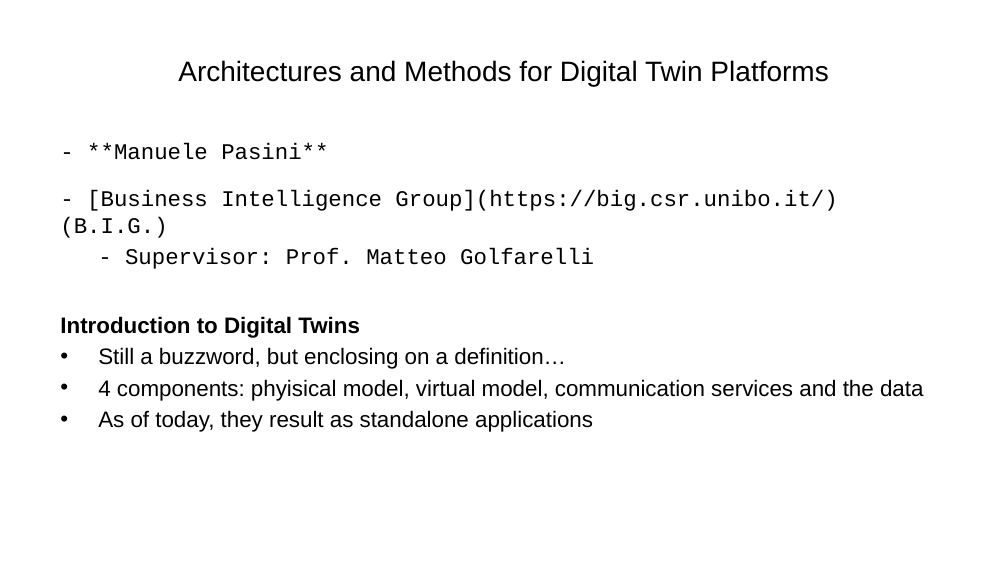
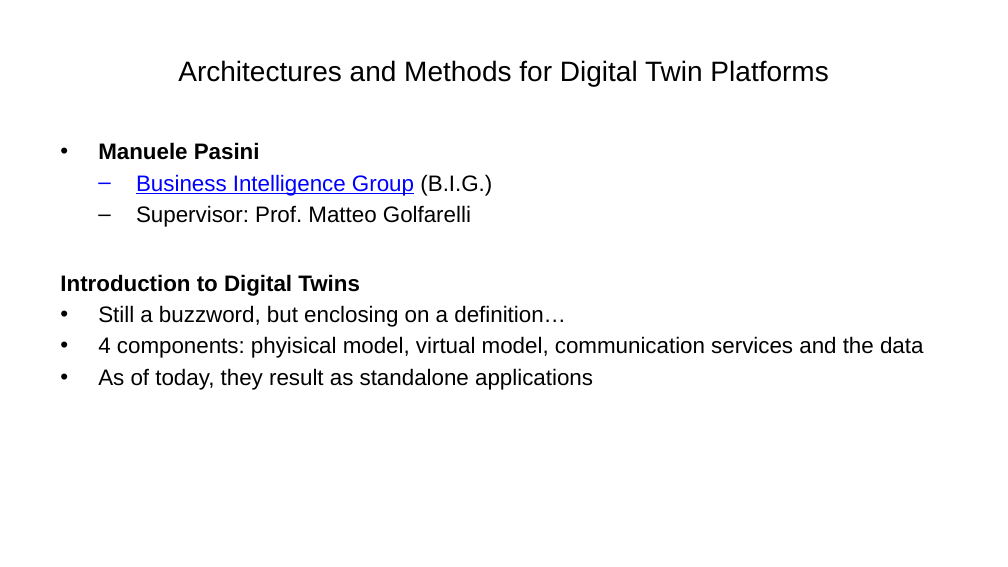
Before and after one commit to ManuelePasini/slides-markdown, a slide deck: slide 1 of phd_secondyear.pptx. Drawn at 1008x567 pixels with LibreOffice and Linux fonts; fonts in the diff are those of the drawing. Boxes give left, top, right and bottom in pixels: in the first picture for what was removed or moved away, otherwise in the second. Text is boxed around its words. In the diff, an @@ line names an element or a change of style, - is before the commit and + after.

```diff
--- a/phd_secondyear.pptx
+++ b/phd_secondyear.pptx
@@ text at bbox=[98, 142, 492, 227]: text changed; font Courier New to Arial @@
-- **Manuele Pasini**
-- [Business Intelligence Group](https://big.csr.unibo.it/) (B.I.G.)
-- Supervisor: Prof. Matteo Golfarelli
+• Manuele Pasini
+  – Business Intelligence Group (B.I.G.)
+  – Supervisor: Prof. Matteo Golfarelli
```
Also in this commit, not shown: 6 other files.
